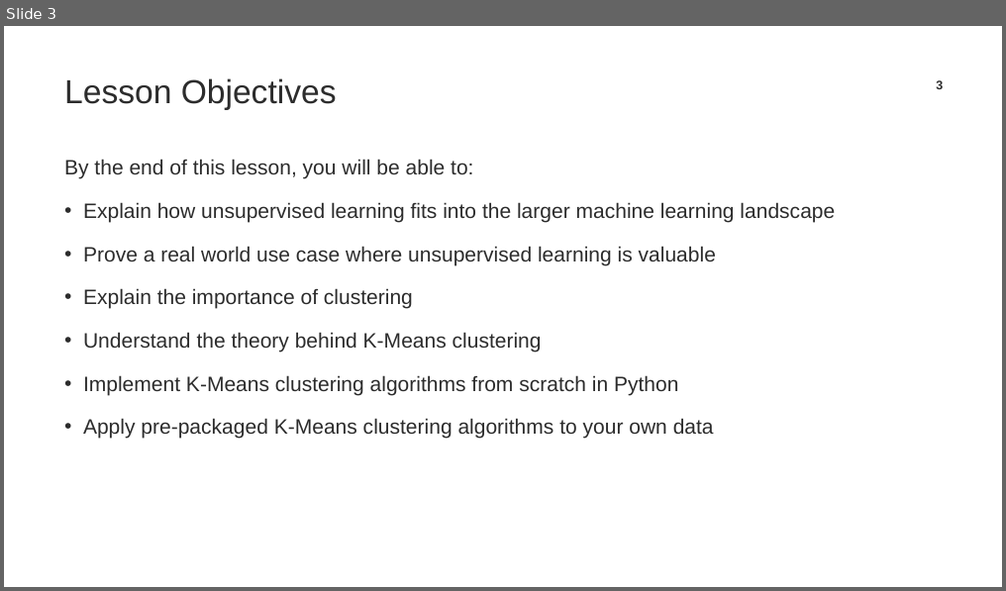
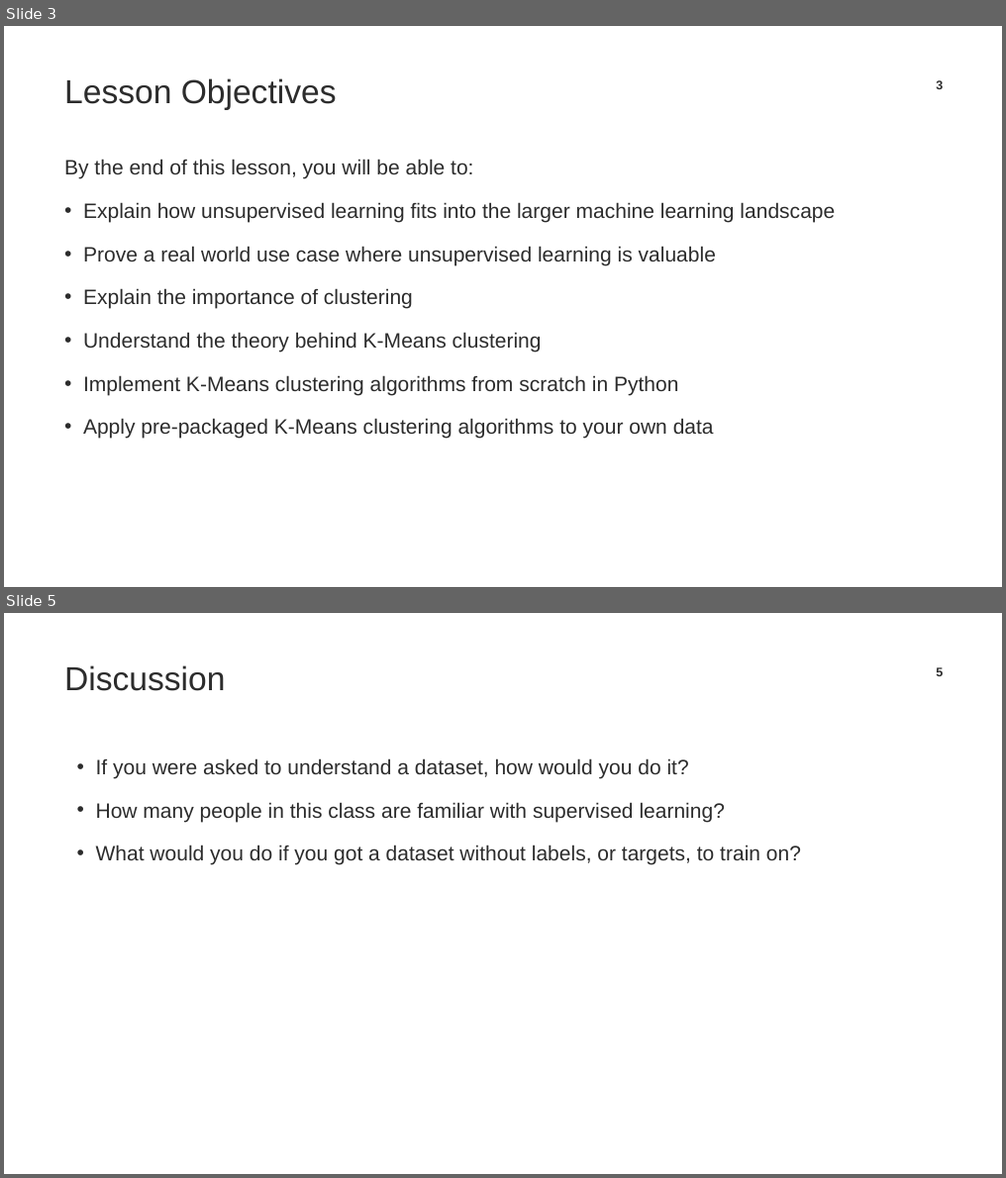
Before and after one commit to TrainingByPackt/Applied-Unsupervised-Learning-with-Python, a slide deck: CH1/Chapter1_PPT.pptx. Shown one above the other, each under a label of ours: slide 3 before the commit, slides 3 and 5 after it; the slides between them are not shown. The pictures are 1006x591 and 1006x1178 pixels, drawn with LibreOffice and Linux fonts; fonts in the diff are those of the drawing; background and template pictures are left out. Boxes give left, top, right and bottom in pixels: in the first picture for what was removed or moved away, otherwise in the second. Text is boxed around its words. In the diff, an @@ line names an element or a change of style, - is before the commit and + after.

```diff
--- a/CH1/Chapter1_PPT.pptx
+++ b/CH1/Chapter1_PPT.pptx
@@ slide 5 added at (4, 613, 1002, 1174), background #FFFFFF @@
@@ title added at (64, 665, 225, 691), 32 pt, text #2C2C2C @@
+Discussion
@@ page number added at (936, 667, 943, 676), 12 pt, text #2C2C2C, bold @@
+5
@@ text added at (96, 759, 801, 865), 20 pt, text #2C2C2C @@
+• If you were asked to understand a dataset, how would you do it?
+• How many people in this class are familiar with supervised learning?
+• What would you do if you got a dataset without labels, or targets, to train on?
```
Also in this commit, not shown: 11 slides changed, 21 other slides added, 45 slides removed, 1 other file.
